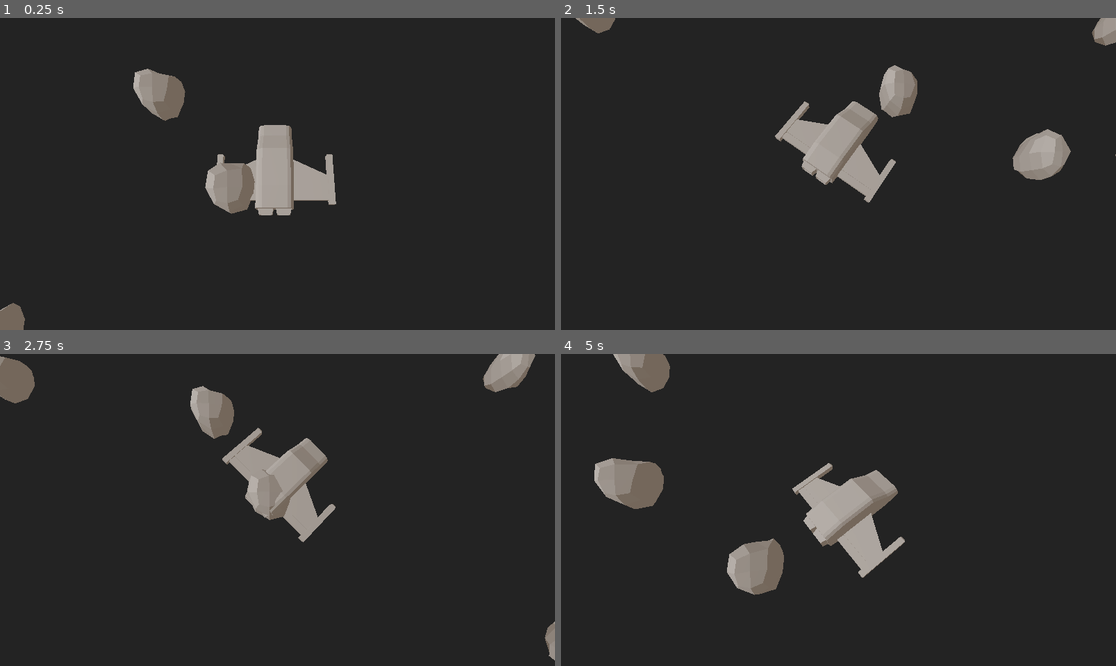
Above: before the commit, frames 1-4 (two rows, left to right).
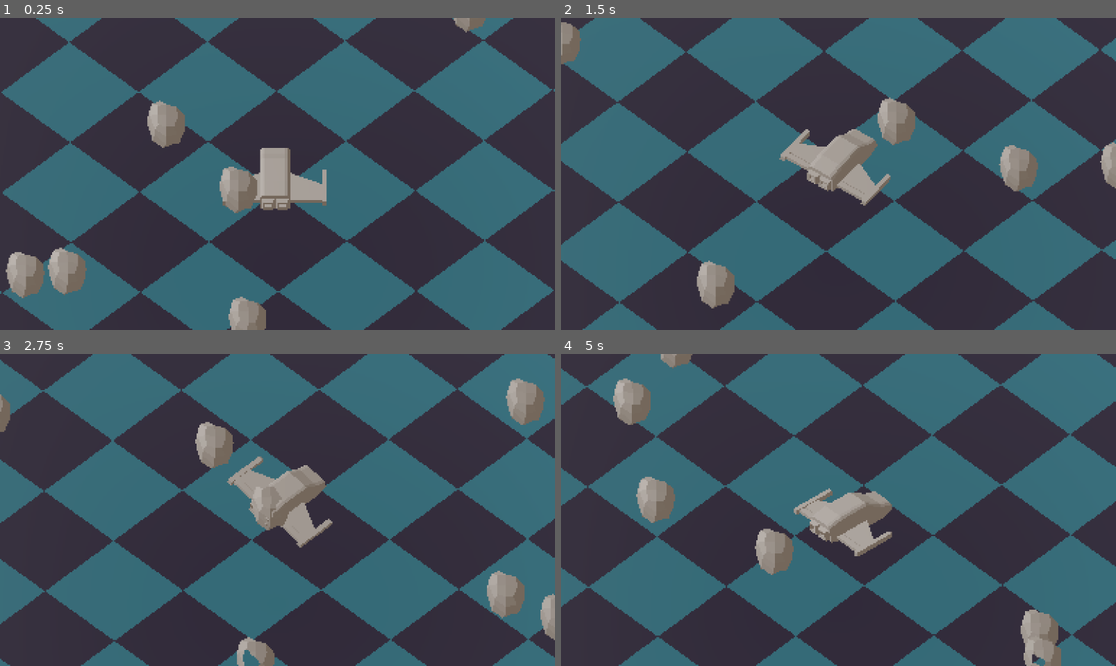
Above: after the commit, the same moments.

Repository: RandomLegoBrick/SpaceFighterReborn
Game: Godot game, scene res://scenes/world.tscn
The game is run twice, just before and just after one commit, with the same random seed, the same clock (stepped at 60 frames per second) and the same inputs.
Inputs:
- Up to frame 1 (0.25 s): no input
- Up to frame 2 (1.5 s): tap Enter at 0.5 s; hold D (RIGHT) 0.53-1.28 s; hold W (THROTTLE) 0.53-1.28 s; hold A (LEFT) from 1.28 s (still down); tap W (THROTTLE) at 1.35 s
- Up to frame 3 (2.75 s): release A (LEFT) at 2.03 s; hold D (RIGHT) from 2.03 s (still down); hold W (THROTTLE) from 2.03 s (still down)
- Up to frame 4 (5 s): release W (THROTTLE) at 2.78 s; tap W (THROTTLE) at 2.85, 4.35 s; release D (RIGHT) at 3.53 s; hold W (THROTTLE) 3.53-4.28 s; hold A (LEFT) from 3.53 s (still down)

The runs differ from the first frame. In frame 1, 88% of the frame differs, in the area x 0-100%, y 0-100%; in frame 2, 86%; in frame 3, 85%; in frame 4, 87%.

Commit message:
Its pixelated now!

Diff:
--- a/project.godot
+++ b/project.godot
@@ -12,7 +12,7 @@
 
 config/name="SpaceFighterReborn"
 run/main_scene="res://scenes/world.tscn"
-config/features=PackedStringArray("4.3")
+config/features=PackedStringArray("4.4")
 config/icon="res://icon.svg"
 
 [editor]
--- a/scenes/world.tscn
+++ b/scenes/world.tscn
@@ -1,8 +1,18 @@
-[gd_scene load_steps=5 format=3 uid="uid://bystjc7yxsm62"]
+[gd_scene load_steps=11 format=3 uid="uid://bystjc7yxsm62"]
 
-[ext_resource type="Script" path="res://scripts/world.gd" id="1_ic10e"]
+[ext_resource type="Script" uid="uid://been2ajjt8vxt" path="res://scripts/world.gd" id="1_ic10e"]
 [ext_resource type="PackedScene" uid="uid://juc6rrb3kp0u" path="res://scenes/player.tscn" id="2_xttfg"]
-[ext_resource type="Script" path="res://scripts/camera_arm.gd" id="3_bxfru"]
+[ext_resource type="Script" uid="uid://bgh5njbd6wfjn" path="res://scripts/camera_arm.gd" id="3_bxfru"]
+[ext_resource type="Texture2D" uid="uid://clwf8e08gq8ru" path="res://assets/textures/floor.png" id="4_k0juu"]
+[ext_resource type="Shader" uid="uid://btwen1p482rep" path="res://shaders/edge_detection.gdshader" id="5_71j4m"]
+
+[sub_resource type="StandardMaterial3D" id="StandardMaterial3D_71j4m"]
+albedo_texture = ExtResource("4_k0juu")
+uv1_scale = Vector3(10, 10, 10)
+texture_filter = 0
+
+[sub_resource type="PlaneMesh" id="PlaneMesh_qfnet"]
+size = Vector2(500, 500)
 
 [sub_resource type="Environment" id="Environment_u7elb"]
 background_mode = 1
@@ -14,21 +24,61 @@
 ssao_intensity = 1.0
 volumetric_fog_density = 0.0197
 
+[sub_resource type="QuadMesh" id="QuadMesh_qfnet"]
+flip_faces = true
+size = Vector2(2, 2)
+
+[sub_resource type="ShaderMaterial" id="ShaderMaterial_i7141"]
+render_priority = 0
+shader = ExtResource("5_71j4m")
+shader_parameter/lightIntensity = 1.25
+shader_parameter/lineAlpha = 0.7
+shader_parameter/useLighting = true
+shader_parameter/lineHighlight = 0.2
+shader_parameter/lineShadow = 0.55
+
 [node name="World" type="Node3D"]
 script = ExtResource("1_ic10e")
 
-[node name="WorldEnvironment" type="WorldEnvironment" parent="."]
+[node name="SubViewportContainer" type="SubViewportContainer" parent="."]
+texture_filter = 1
+anchors_preset = 15
+anchor_right = 1.0
+anchor_bottom = 1.0
+grow_horizontal = 2
+grow_vertical = 2
+stretch = true
+stretch_shrink = 3
+
+[node name="SubViewport" type="SubViewport" parent="SubViewportContainer"]
+size = Vector2i(384, 216)
+
+[node name="MeshInstance3D" type="MeshInstance3D" parent="SubViewportContainer/SubViewport"]
+transform = Transform3D(0.711646, 0, -0.702538, 0, 1, 0, 0.702538, 0, 0.711646, 0, -1.44993, 0)
+material_override = SubResource("StandardMaterial3D_71j4m")
+mesh = SubResource("PlaneMesh_qfnet")
+skeleton = NodePath("../../..")
+
+[node name="WorldEnvironment" type="WorldEnvironment" parent="SubViewportContainer/SubViewport"]
 environment = SubResource("Environment_u7elb")
 
-[node name="DirectionalLight3D" type="DirectionalLight3D" parent="WorldEnvironment"]
+[node name="DirectionalLight3D" type="DirectionalLight3D" parent="SubViewportContainer/SubViewport/WorldEnvironment"]
 transform = Transform3D(-0.935893, -0.351693, 0.0203841, -0.229421, 0.652381, 0.722333, -0.267338, 0.67135, -0.691245, 7.66992, 2.84085, 0)
 
-[node name="Player" parent="." instance=ExtResource("2_xttfg")]
+[node name="Player" parent="SubViewportContainer/SubViewport" instance=ExtResource("2_xttfg")]
 
-[node name="CameraArm" type="Node3D" parent="."]
+[node name="CameraArm" type="Node3D" parent="SubViewportContainer/SubViewport"]
 script = ExtResource("3_bxfru")
 
-[node name="Camera" type="Camera3D" parent="CameraArm"]
-transform = Transform3D(-1.14341e-08, 0.965181, -0.261583, 4.21894e-08, 0.261583, 0.965181, 1, 0, -4.37114e-08, -3.255, 10.73, 0)
+[node name="Camera" type="Camera3D" parent="SubViewportContainer/SubViewport/CameraArm"]
+transform = Transform3D(-3.00518e-08, 0.726179, -0.687506, 3.17423e-08, 0.687506, 0.726179, 1, -7.4607e-14, -4.37114e-08, -6.74743, 7.30882, 0)
+projection = 1
+size = 20.0
 
-[node name="AsteroidArray" type="Node3D" parent="."]
+[node name="MeshInstance3D" type="MeshInstance3D" parent="SubViewportContainer/SubViewport/CameraArm/Camera"]
+transform = Transform3D(0.999888, 0.0136757, -0.00608463, -0.0135601, 0.999734, 0.0186639, 0.00633827, -0.0185793, 0.999807, 0, 0, 0)
+extra_cull_margin = 16384.0
+mesh = SubResource("QuadMesh_qfnet")
+surface_material_override/0 = SubResource("ShaderMaterial_i7141")
+
+[node name="AsteroidArray" type="Node3D" parent="SubViewportContainer/SubViewport"]
--- a/scripts/world.gd
+++ b/scripts/world.gd
@@ -26,7 +26,7 @@
 		asteroid.position = asteroidPos
 
 		# add it to the AsteroidArray node, it could be added to the root node but its helpfull to visualize it as an array sometimes
-		$AsteroidArray.add_child(asteroid)
+		$SubViewportContainer/SubViewport/AsteroidArray.add_child(asteroid)
 
 
 func _input(event: InputEvent) -> void:
--- /dev/null
+++ b/shaders/edge_detection.gdshader
@@ -0,0 +1,116 @@
+// Credit to Eduardo Schildt for the following shader!
+// MIT Liscensed
+
+shader_type spatial;
+render_mode specular_disabled, ambient_light_disabled;
+
+uniform sampler2D DEPTH_TEXTURE : hint_depth_texture, filter_linear_mipmap;
+uniform sampler2D SCREEN_TEXTURE : hint_screen_texture, filter_nearest;
+uniform sampler2D NORMAL_TEXTURE : hint_normal_roughness_texture, filter_nearest;
+
+uniform float lightIntensity = 1.25;
+uniform float lineAlpha = 0.7;
+uniform bool useLighting = true;
+uniform float lineHighlight = 0.2;
+uniform float lineShadow = 0.55;
+
+varying vec2 screenUV;
+varying float lineMask;
+
+
+float GetLinearDepth(vec2 sUV, sampler2D depthTexture, mat4 invProjectionMat, float mask){
+	// Raw depth to linear depth code from:
+	// https://docs.godotengine.org/en/latest/tutorials/shaders/advanced_postprocessing.html
+	float depth = texture(depthTexture, sUV).x * mask;
+	vec3 ndc = vec3(sUV * 2.0 - 1.0, depth);
+    vec4 view = invProjectionMat * vec4(ndc, 1.0);
+	view.xyz /= view.w;
+	return -view.z;
+}
+
+vec3 GetNormal(vec2 uv, sampler2D normalTexture, float mask){
+	vec3 normal = texture(normalTexture, uv).rgb;
+	normal = normal * 2.0 - 1.0 * mask;
+	return normal;
+}
+
+float NormalEdgeIndicator(vec3 normalEdgeBias, vec3 normal, vec3 neighborNormal, float depthDifference){
+	//From Kody King: https://threejs.org/examples/webgl_postprocessing_pixel.html
+	float normalDifference = dot(normal - neighborNormal, normalEdgeBias);
+	float normalIndicator = clamp(smoothstep(-.01, .01, normalDifference), 0.0, 1.0);
+	float depthIndicator = clamp(sign(depthDifference * .25 + .0025), 0.0, 1.0);
+	return (1.0 - dot(normal, neighborNormal)) * depthIndicator * normalIndicator;
+}
+
+void vertex(){
+  POSITION = vec4(VERTEX.xy, 1.0, 1.0);
+}
+
+void fragment() {
+	vec2 texelSize = 1.0 / VIEWPORT_SIZE.xy;
+	screenUV = SCREEN_UV;
+
+	// UV offsets
+	vec2 UVOffsets[4];
+	UVOffsets[0] = SCREEN_UV + vec2(0.0, -1.0) * texelSize;
+	UVOffsets[1] = SCREEN_UV + vec2(0.0, 1.0) * texelSize;
+	UVOffsets[2] = SCREEN_UV + vec2(1.0, 0.0) * texelSize;
+	UVOffsets[3] = SCREEN_UV + vec2(-1.0, 0.0) * texelSize;
+
+	// Using alpha channel (screen roughness) to mask objects to not receive outlines
+	float outlineMask = texture(NORMAL_TEXTURE, SCREEN_UV).a;
+	outlineMask = ceil(outlineMask); // Objects with Roughness = 0 will not have and outline
+
+	// Edge detection with Depth
+	float depthDifference = 0.0;
+	float invDepthDifference = 0.5;
+	float depth = GetLinearDepth(SCREEN_UV, DEPTH_TEXTURE, INV_PROJECTION_MATRIX, outlineMask);
+
+	for (int i = 0; i < UVOffsets.length(); i++){
+		float dOff = GetLinearDepth(UVOffsets[i],DEPTH_TEXTURE, INV_PROJECTION_MATRIX, outlineMask);
+		depthDifference += clamp(dOff - depth, 0.0, 1.0);
+		invDepthDifference += depth - dOff;
+	}
+	invDepthDifference = clamp(invDepthDifference, 0.0, 1.0);
+	invDepthDifference = clamp(smoothstep(0.9, 0.9, invDepthDifference) * 10.0 , 0.0, 1.0);
+	depthDifference = smoothstep(0.25, 0.3, depthDifference);
+
+	// Edge detection with Normals
+	float normalDifference = 0.;
+	vec3 normalEdgeBias = vec3(1.0, 1.0, 1.0);
+	vec3 normal = GetNormal(SCREEN_UV, NORMAL_TEXTURE, outlineMask);
+
+	for (int i = 0; i < UVOffsets.length(); i++){
+		vec3 nOff = GetNormal(UVOffsets[i],NORMAL_TEXTURE, outlineMask);
+		normalDifference += NormalEdgeIndicator(normalEdgeBias, normal, nOff, depthDifference);
+	}
+	normalDifference = smoothstep(0.2, 0.2, normalDifference);
+	normalDifference = clamp(normalDifference - invDepthDifference, 0.0, 1.0);
+
+
+	ALBEDO = texture(SCREEN_TEXTURE, SCREEN_UV).rgb;
+	lineMask = clamp(0.1, lineAlpha, (depthDifference + normalDifference * 5.0));
+
+
+	if (!useLighting){
+		ALBEDO += clamp((normalDifference - depthDifference), 0.0, 1.0) * lineHighlight;
+		ALBEDO -= ALBEDO * depthDifference * lineShadow;
+	}
+}
+
+void light (){
+	if (useLighting){
+		vec4 normal = texture(NORMAL_TEXTURE, screenUV);
+		normal = normal * 2.0 - 1.0;
+
+		// Calculate light direction
+		float dotNL = dot(normal.rgb, LIGHT);
+		dotNL = pow(dotNL, 2.5);
+		dotNL = clamp(dotNL, 0.0, 1.0);
+
+		if(LIGHT_IS_DIRECTIONAL)
+			DIFFUSE_LIGHT += mix(vec3(1.0), dotNL * LIGHT_COLOR * lightIntensity, lineMask);
+	}
+	else
+		DIFFUSE_LIGHT = vec3(1.0);
+}
Binary file added: assets/textures/floor.png
Not shown: 1 places in scenes/asteroid.tscn that only renumber resources
Not shown: 1 places in scenes/player.tscn that only renumber resources
Not shown, changed: .gitignore
